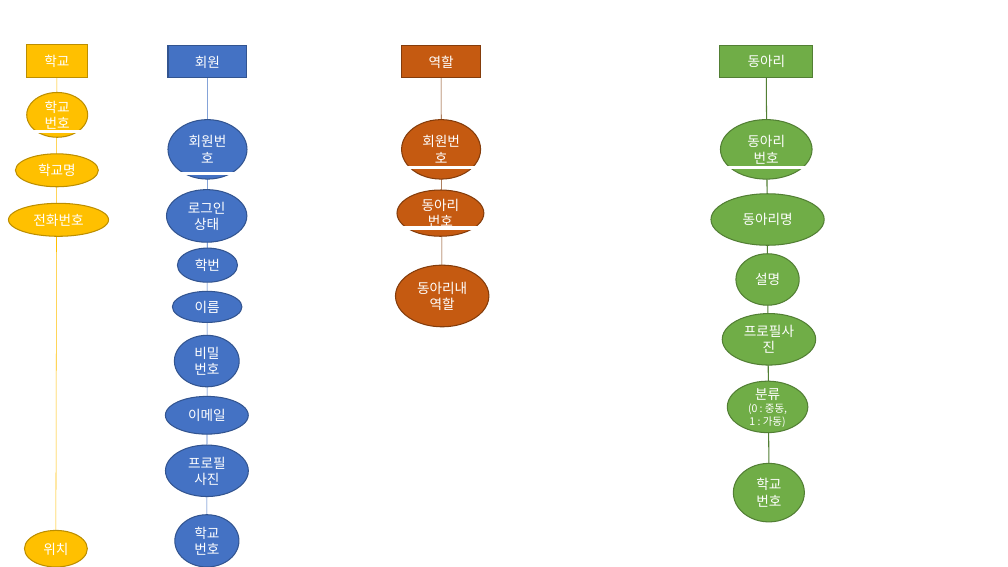
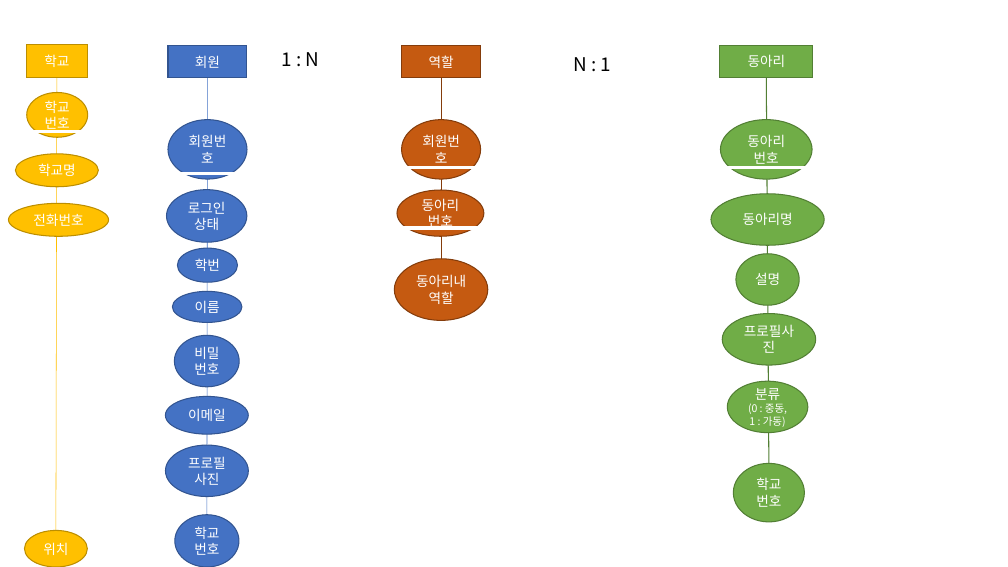
Before and after one commit to hyunniesss/ToyProject, a slide deck: slide 1 of document/db설계도.pptx. Drawn at 1008x567 pixels with LibreOffice and Linux fonts; fonts in the diff are those of the drawing. Boxes give left, top, right and bottom in pixels: in the first picture for what was removed or moved away, otherwise in the second. Text is boxed around its words. In the diff, an @@ line names an element or a change of style, - is before the commit and + after.

```diff
--- a/document/db설계도.pptx
+++ b/document/db설계도.pptx
@@ text added at (281,52,320,66), 18 pt, text #000000 @@
+1 : N
@@ text added at (574,57,611,71), 18 pt, text #000000 @@
+N : 1
@@ line moved from (441, 78) - (442, 327) to (441, 78) - (441, 321) @@
@@ ellipse "동아리내 역할": place and size @@
-ellipse "동아리내 역할" at (395,265,489,327)
+ellipse "동아리내 역할" at (395,259,488,320)
```
Also in this commit, not shown: 10 other files.
